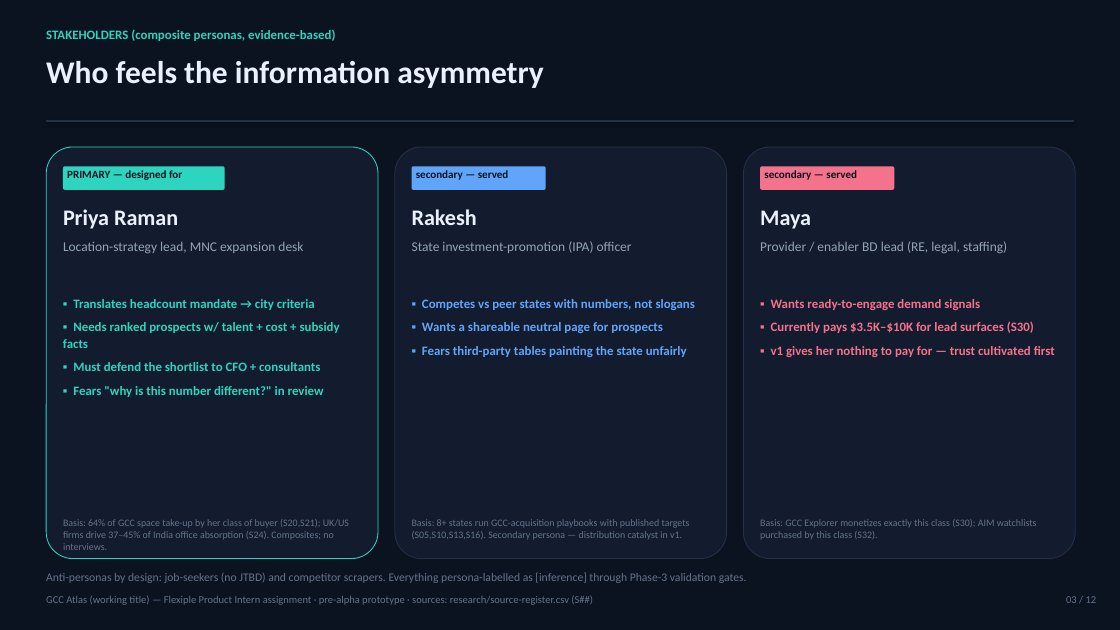
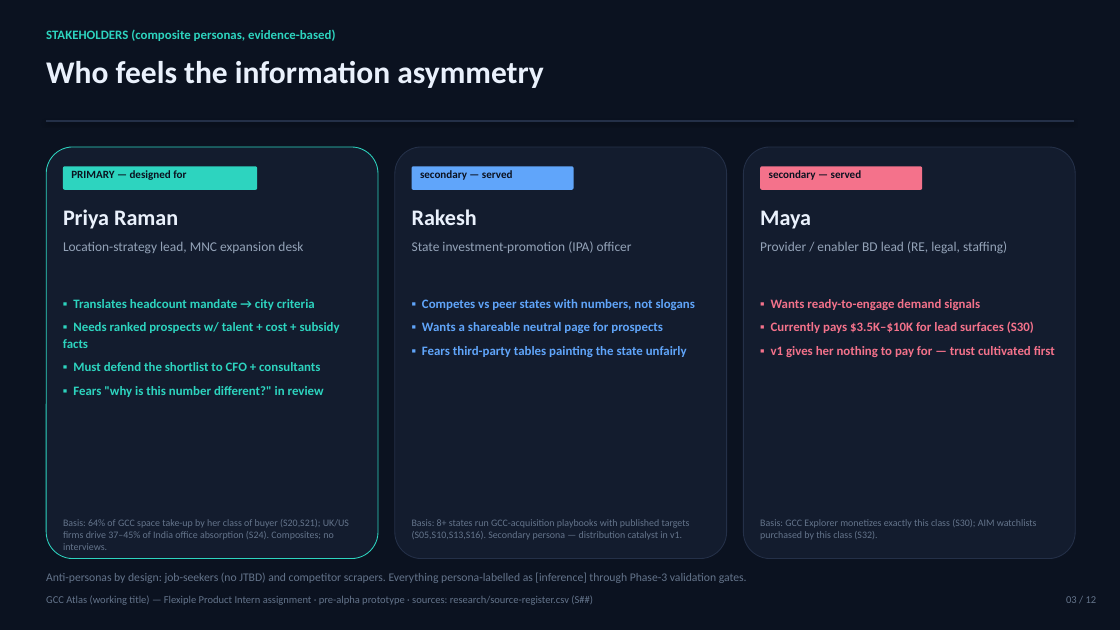
Before and after one commit to Guptsonu22/GCC-ATLAS, a slide deck: slide 3 of product/deck/gcc-atlas-strategy-deck.pptx. Drawn at 1120x630 pixels with LibreOffice and Linux fonts; fonts in the diff are those of the drawing. Boxes give left, top, right and bottom in pixels: in the first picture for what was removed or moved away, otherwise in the second. Text is boxed around its words. In the diff, an @@ line names an element or a change of style, - is before the commit and + after.

```diff
--- a/product/deck/gcc-atlas-strategy-deck.pptx
+++ b/product/deck/gcc-atlas-strategy-deck.pptx
@@ rounded rectangle: place and size @@
-rounded rectangle at [63,166,224,190]
+rounded rectangle at [63,166,257,190]
@@ text "PRIMARY — designed for": place and size @@
-text "PRIMARY — designed for" at [67,170,182,180]
+text "PRIMARY — designed for" at [71,170,186,180]
@@ rounded rectangle: place and size @@
-rounded rectangle at [412,166,546,190]
+rounded rectangle at [412,166,574,190]
@@ text "secondary — served": place and size @@
-text "secondary — served" at [416,170,509,180]
+text "secondary — served" at [420,170,513,180]
@@ rounded rectangle: place and size @@
-rounded rectangle at [760,166,895,190]
+rounded rectangle at [760,166,923,190]
@@ text "secondary — served": place and size @@
-text "secondary — served" at [764,170,857,180]
+text "secondary — served" at [769,170,862,180]
```
Also in this commit, not shown: 5 other slides changed, 3 other files.
